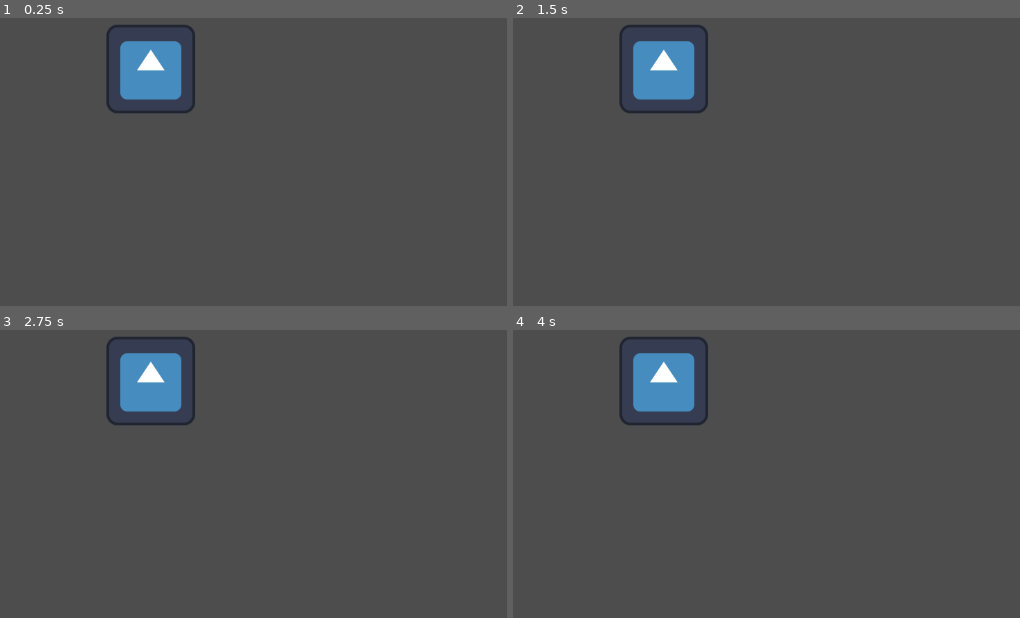
Above: before the commit, frames 1-4 (two rows, left to right).
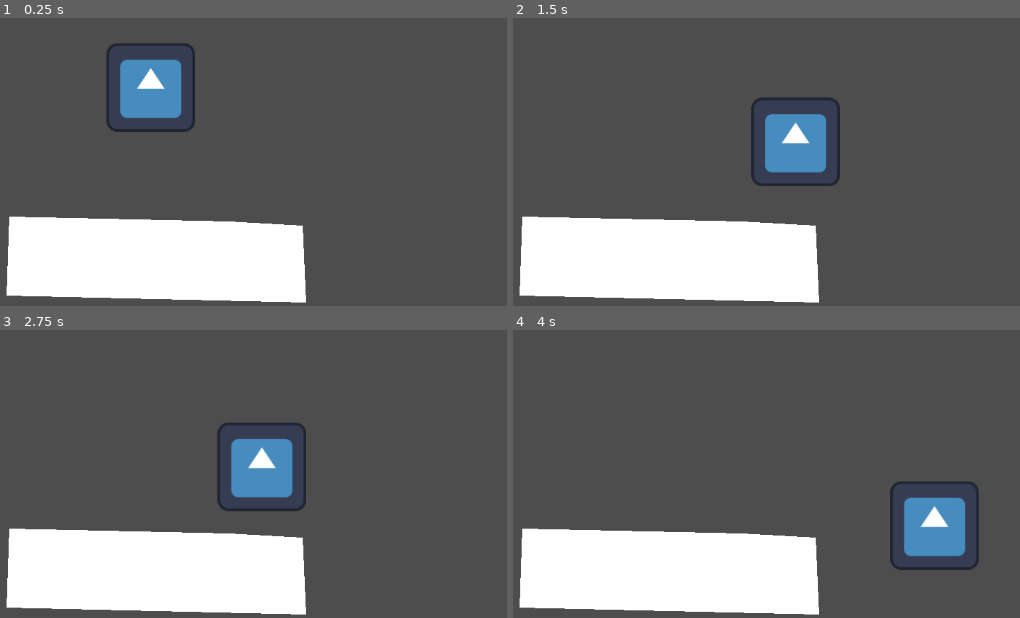
Above: after the commit, the same moments.

Repository: 2024-25-Allen-ISD-Computer-Science/2nd-period-isp-stuff-man
Game: Godot game, scene res://test.tscn
Two runs of this game, one before a commit and one after it. Both use one fixed random seed, a clock stepped at 60 frames per second and the inputs below. The engine's default icon, where the game draws it, is replaced by a stand-in: a white triangle on a blue panel in a dark square.
Inputs:
- Up to frame 1 (0.25 s): no input
- Up to frame 2 (1.5 s): hold Right (ui_right) from 0.53 s (still down); tap Up (ui_up) at 0.6, 0.77, 1.07, 1.35 s
- Up to frame 3 (2.75 s): tap Up (ui_up) at 1.52, 1.82, 2.1 s; release Right (ui_right) at 2.03 s; hold Left (ui_left) from 2.03 s (still down)
- Up to frame 4 (4 s): release Left (ui_left) at 2.78 s; hold Right (ui_right) from 2.78 s (still down); tap Up (ui_up) at 2.85, 3.02, 3.32, 3.6, 3.77 s

The runs differ from the first frame. In frame 1, 19% of the frame differs, in the area x 1-61%, y 2-99%; in frame 2, 23%, in the area x 1-65%, y 2-99%; in frame 3, 23%; in frame 4, 23%.

Commit message:
Add files via upload

Diff:
--- a/stuff-man/stuff_man.gd
+++ b/stuff-man/stuff_man.gd
@@ -1,11 +1,26 @@
 extends CharacterBody2D
 
+# Variables
+@export var speed: float = 200        # Movement speed
+@export var jump_force: float = 400   # Jump strength
+@export var gravity: float = 800      # Gravity applied to the character
 
-# Called when the node enters the scene tree for the first time.
-func _ready() -> void:
-	pass # Replace with function body.
+func _physics_process(delta: float):
+	# Apply gravity
+	if not is_on_floor():
+		velocity.y += gravity * delta
 
+	# Handle horizontal movement
+	var input_direction = 0
+	if Input.is_action_pressed("ui_left"):
+		input_direction -= 1
+	if Input.is_action_pressed("ui_right"):
+		input_direction += 1
+	velocity.x = input_direction * speed
 
-# Called every frame. 'delta' is the elapsed time since the previous frame.
-func _process(delta: float) -> void:
-	pass
+	# Handle jumping
+	if Input.is_action_just_pressed("ui_up") and is_on_floor():
+		velocity.y = -jump_force
+
+	# Move the character
+	move_and_slide()
--- a/stuff-man/test.tscn
+++ b/stuff-man/test.tscn
@@ -18,3 +18,13 @@
 [node name="CollisionShape2D" type="CollisionShape2D" parent="CharacterBody2D"]
 shape = SubResource("RectangleShape2D_0u723")
 one_way_collision_margin = 0.0
+
+[node name="Polygon2D" type="Polygon2D" parent="."]
+position = Vector2(73, 181)
+polygon = PackedVector2Array(615, 345, 298, 338, 294, 452, 726, 462, 721, 351)
+
+[node name="StaticBody2D" type="StaticBody2D" parent="Polygon2D"]
+position = Vector2(521, 400)
+
+[node name="CollisionPolygon2D" type="CollisionPolygon2D" parent="Polygon2D/StaticBody2D"]
+polygon = PackedVector2Array(92, -55, 200, -49, 205, 63, -227, 52, -223, -62)
